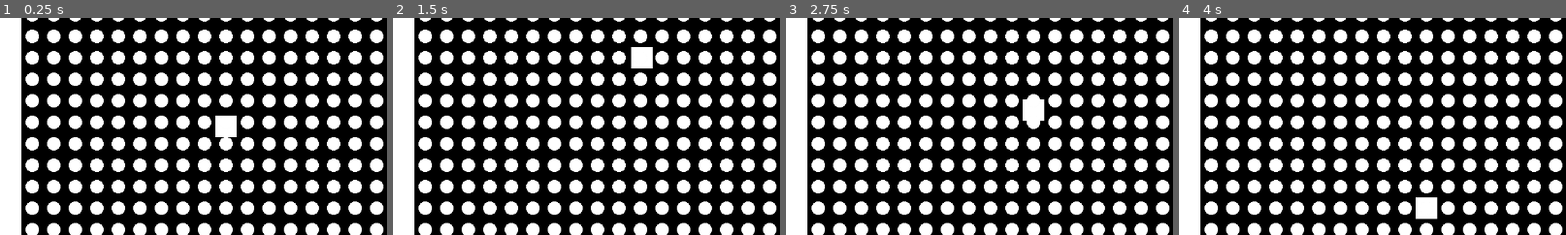
Above: before the commit, frames 1-4 (left to right).
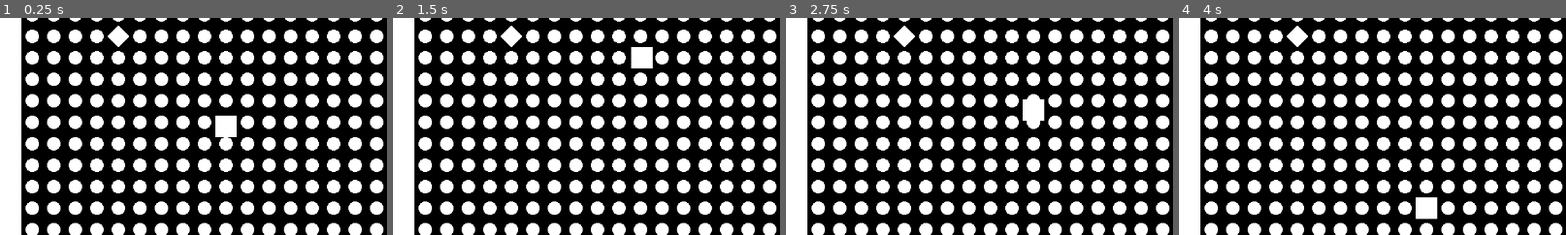
Above: after the commit, the same moments.

Repository: potex02/shape-collector
Game: Godot game, scene res://scenes/game.tscn
Two runs of this game, one before a commit and one after it. Both use one fixed random seed, a clock stepped at 60 frames per second and the inputs below.
Inputs:
- Up to frame 1 (0.25 s): no input
- Up to frame 2 (1.5 s): hold Right (ui_right) 0.53-1.28 s; hold Down (ui_down) from 1.28 s (still down)
- Up to frame 3 (2.75 s): release Down (ui_down) at 2.03 s; hold Right (ui_right) from 2.03 s (still down)
- Up to frame 4 (4 s): tap Enter at 2.75 s; release Right (ui_right) at 2.78 s; hold Up (ui_up) 2.78-3.53 s; hold Left (ui_left) from 3.53 s (still down)
The pictures show only the part of the screen within x 0-50%, y 23-73%; the shares and areas given below are measured in that part.

The runs differ from the first frame. In frame 1, 0.2% of the frame differs, in the area x 27-34%, y 3-14%; in frame 2, 0.2%; in frame 3, 0.2%; in frame 4, 0.2%.

Commit message:
Fixed Square shape and added Diamond node

Diff:
--- /dev/null
+++ b/nodes/diamond.tscn
@@ -0,0 +1,18 @@
+[gd_scene load_steps=4 format=3 uid="uid://p02j0hkp5ocy"]
+
+[ext_resource type="Script" path="res://scripts/diamond.gd" id="1_513dm"]
+[ext_resource type="Texture2D" uid="uid://dyco4n7of3cvv" path="res://assets/diamond.png" id="2_kqw3c"]
+
+[sub_resource type="RectangleShape2D" id="RectangleShape2D_sy4gm"]
+size = Vector2(22, 22)
+
+[node name="Diamond" type="Area2D"]
+script = ExtResource("1_513dm")
+
+[node name="Sprite" type="Sprite2D" parent="."]
+texture_filter = 1
+texture = ExtResource("2_kqw3c")
+
+[node name="CollisionShape" type="CollisionShape2D" parent="."]
+rotation = 0.785398
+shape = SubResource("RectangleShape2D_sy4gm")
--- a/nodes/square.tscn
+++ b/nodes/square.tscn
@@ -4,7 +4,7 @@
 [ext_resource type="Texture2D" uid="uid://yaackb4oh8w5" path="res://assets/square.png" id="1_pjy0x"]
 
 [sub_resource type="RectangleShape2D" id="RectangleShape2D_nxm2o"]
-size = Vector2(32, 32)
+size = Vector2(31, 31)
 
 [node name="Square" type="Area2D"]
 script = ExtResource("1_ey0qw")
--- /dev/null
+++ b/scripts/diamond.gd
@@ -0,0 +1,3 @@
+class_name Diamond
+extends Area2D
+## The class representing a game power-up.
--- a/scripts/game.gd
+++ b/scripts/game.gd
@@ -6,6 +6,8 @@
 
 ## The circle node.
 const CIRCLE: PackedScene = preload("res://nodes/circle.tscn")
+## The diamond node.
+const DIAMOND: PackedScene = preload("res://nodes/diamond.tscn")
 ## The player node.
 @onready var player: Player = $Player
 ## The tilemap node.
@@ -30,6 +32,14 @@
 
 			var coords: Vector2i = Vector2i(j, i)
 
+			if coords == Vector2i(5, 5):
+
+				var diamond: Diamond = Game.DIAMOND.instantiate()
+
+				diamond.position = GameUtils.coords_to_pos(coords)
+				self.add_child(diamond)
+				self.tilemap.set_cell(0, coords, 0, Vector2i(row[j], 0))
+				continue
 			if row[j] == 1 and coords != player_position:
 
 				var circle: Circle = Game.CIRCLE.instantiate()
Binary file added: assets/diamond.png
Not shown, added: assets/diamond.png.import
